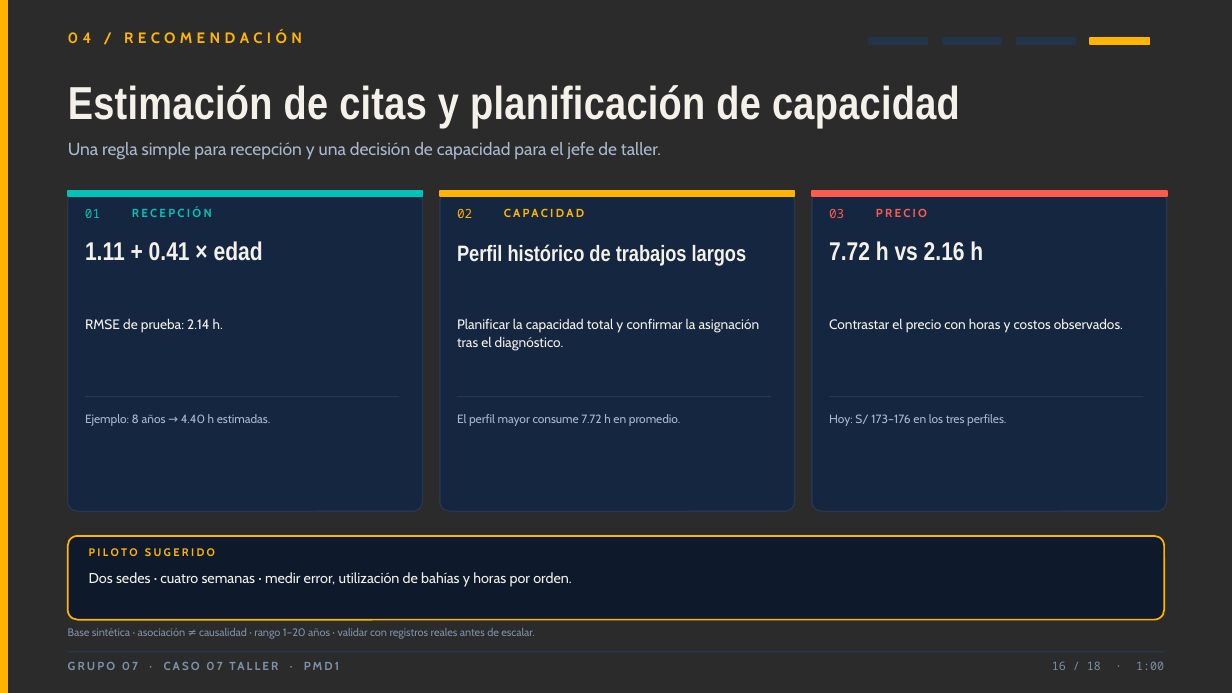
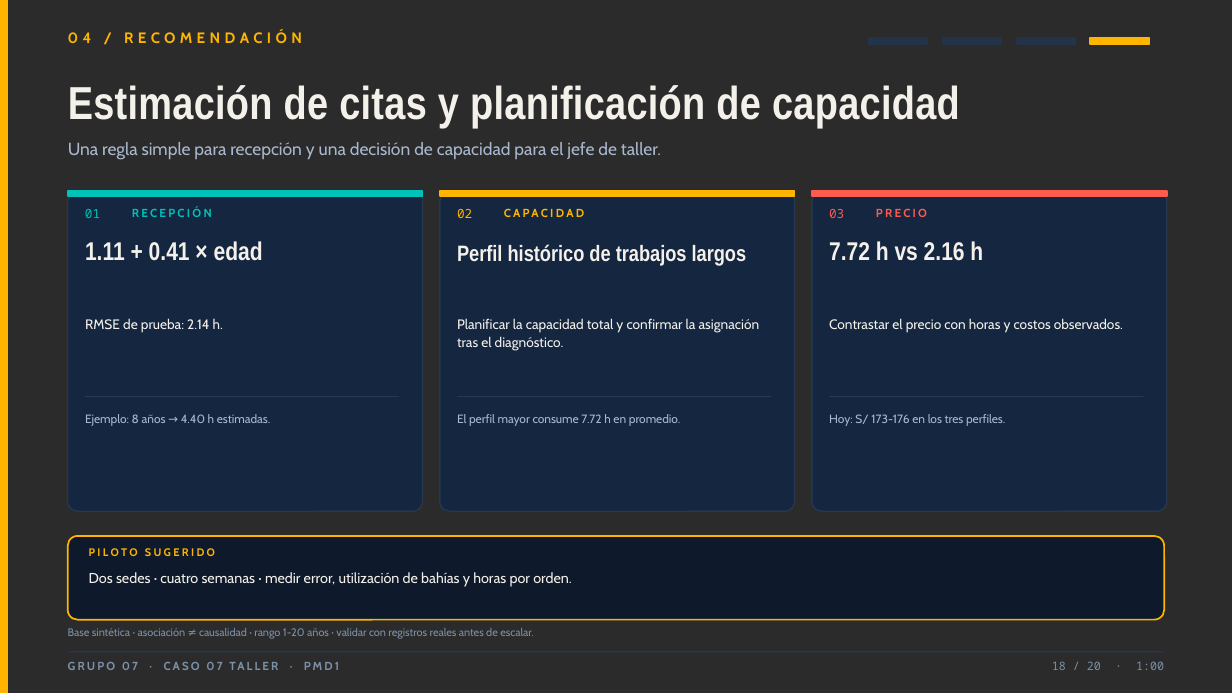
Before and after one commit to erickparionayauricasa6/TRABAJO_FUNDAMENTOS, a slide deck: slide 18 of PMD1_Semana08_Grupo07_Caso07_Taller_Presentacion.pptx (slide 16 before the commit). Drawn at 1232x693 pixels with LibreOffice and Linux fonts; fonts in the diff are those of the drawing; background and template pictures are left out; a plain dark background stands for a picture behind light text. Boxes give left, top, right and bottom in pixels: in the first picture for what was removed or moved away, otherwise in the second. Text is boxed around its words. In the diff, an @@ line names an element or a change of style, - is before the commit and + after.

```diff
--- a/PMD1_Semana08_Grupo07_Caso07_Taller_Presentacion.pptx
+++ b/PMD1_Semana08_Grupo07_Caso07_Taller_Presentacion.pptx
@@ text at bbox=[829, 414, 1005, 426]: text changed @@
-Hoy: S/ 173–176 en los tres perfiles.
+Hoy: S/ 173-176 en los tres perfiles.
@@ text at bbox=[68, 628, 533, 639]: text changed @@
-Base sintética · asociación ≠ causalidad · rango 1–20 años · validar con registros reales antes de escalar.
+Base sintética · asociación ≠ causalidad · rango 1-20 años · validar con registros reales antes de escalar.
@@ text at bbox=[1052, 661, 1164, 670]: text changed @@
-16 / 18 · 1:00
+18 / 20 · 1:00
```
Also in this commit, not shown: 19 other slides changed, 3 slides added, 2 other files.
